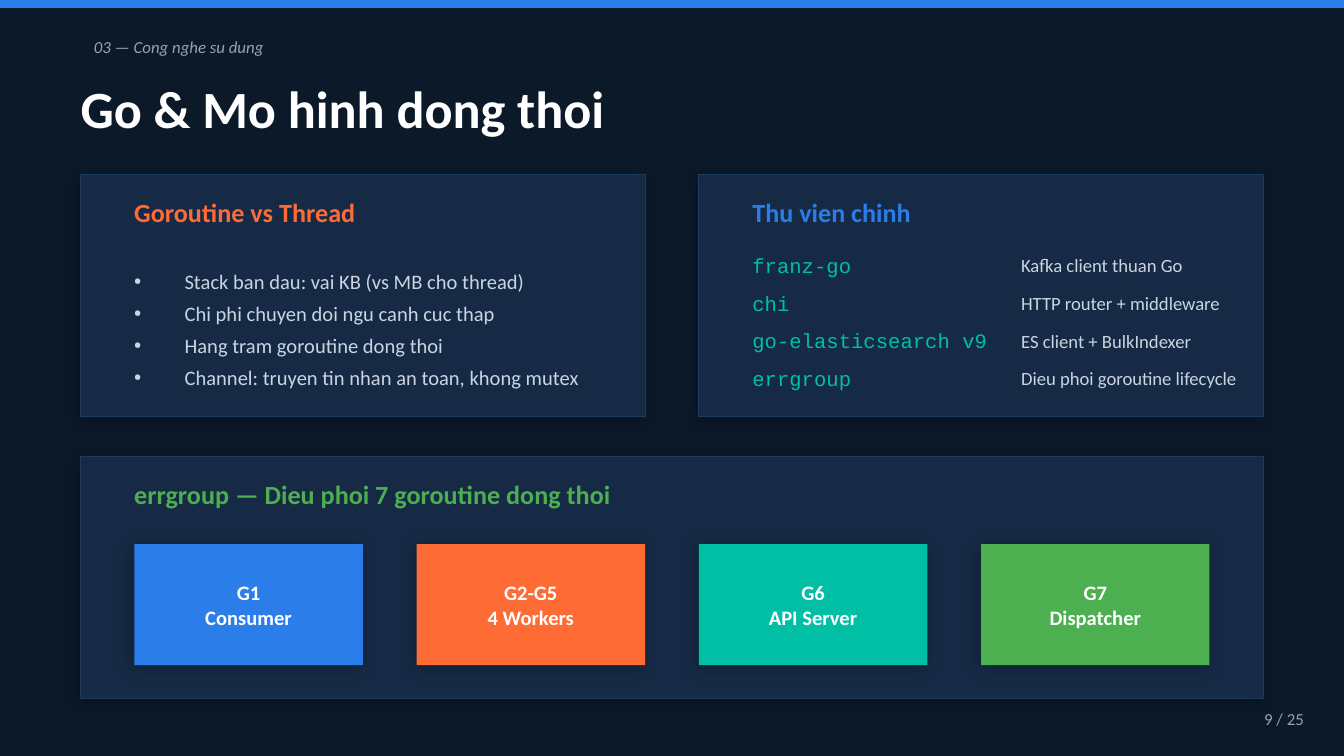
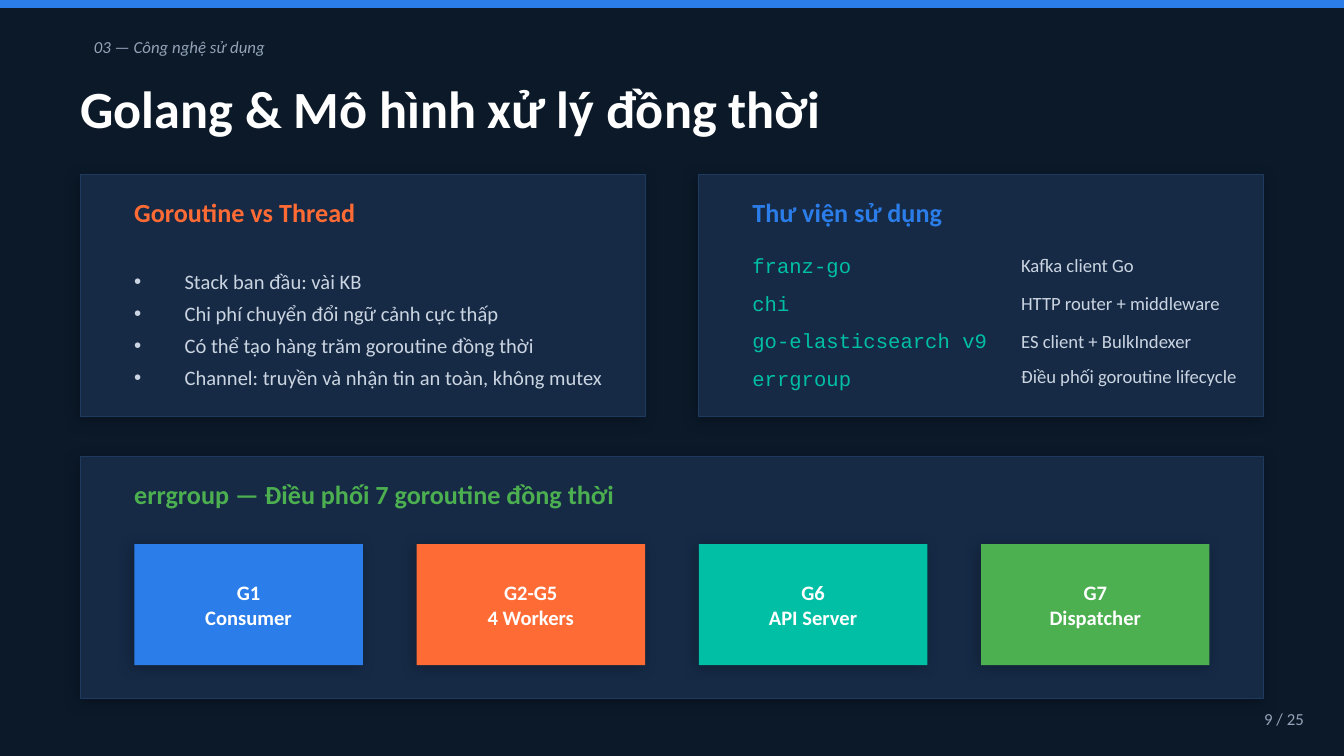
Before and after one commit to tienlamict/log-analytics-and-anomaly-detection, a slide deck: slide 9 of docs/presentation.pptx. Drawn at 1344x756 pixels with LibreOffice and Linux fonts; fonts in the diff are those of the drawing. Boxes give left, top, right and bottom in pixels: in the first picture for what was removed or moved away, otherwise in the second. Text is boxed around its words. In the diff, an @@ line names an element or a change of style, - is before the commit and + after.

```diff
--- a/docs/presentation.pptx
+++ b/docs/presentation.pptx
@@ text at <box>94,41,265,56</box>: text changed @@
-03 — Cong nghe su dung
+03 — Công nghệ sử dụng
@@ text at <box>81,88,821,137</box>: text changed @@
-Go & Mo hinh dong thoi
+Golang & Mô hình xử lý đồng thời
@@ text at <box>752,203,942,227</box>: text changed @@
-Thu vien chinh
+Thư viện sử dụng
@@ text at <box>1021,259,1134,272</box>: text changed @@
-Kafka client thuan Go
+Kafka client Go
@@ text at <box>185,305,602,389</box>: text changed @@
-• Stack ban dau: vai KB (vs MB cho thread)
-• Chi phi chuyen doi ngu canh cuc thap
-• Hang tram goroutine dong thoi
-• Channel: truyen tin nhan an toan, khong mutex
+• Stack ban đầu: vài KB
+• Chi phí chuyển đổi ngữ cảnh cực thấp
+• Có thể tạo hàng trăm goroutine đồng thời
+• Channel: truyền và nhận tin an toàn, không mutex
@@ text at <box>1021,369,1236,386</box>: text changed @@
-Dieu phoi goroutine lifecycle
+Điều phối goroutine lifecycle
@@ text at <box>134,484,614,509</box>: text changed @@
-errgroup — Dieu phoi 7 goroutine dong thoi
+errgroup — Điều phối 7 goroutine đồng thời
```
Also in this commit, not shown: 16 other slides changed, 3 slides added, 8 slides removed.
